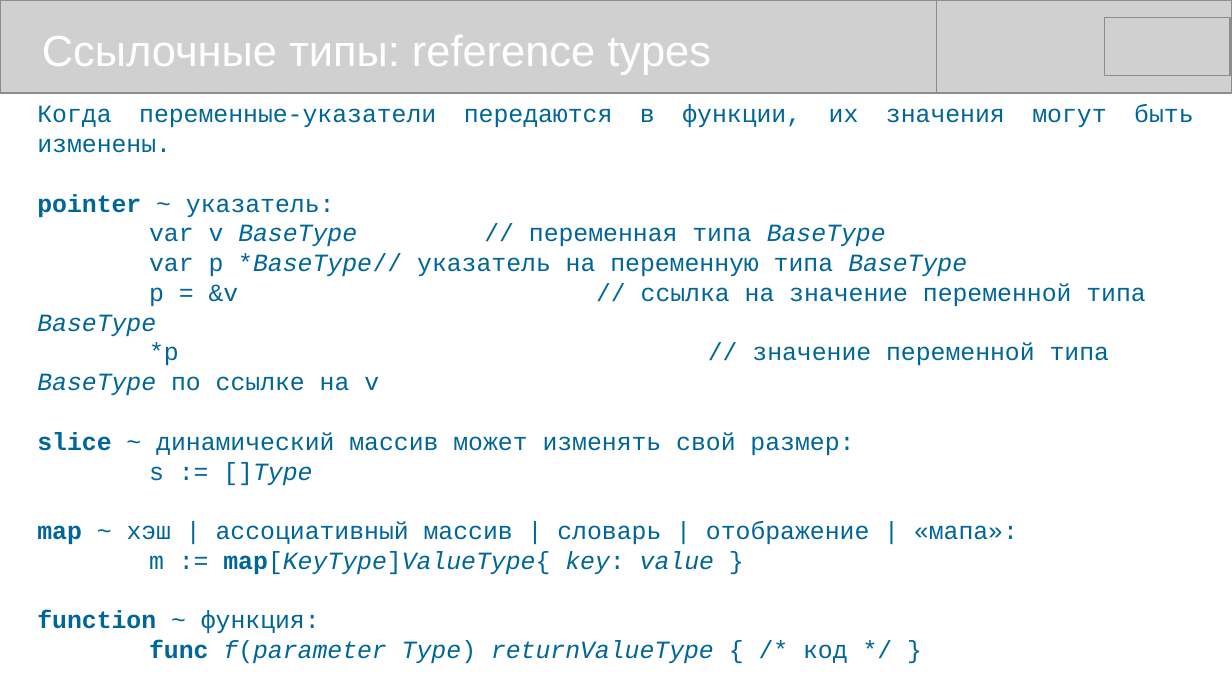
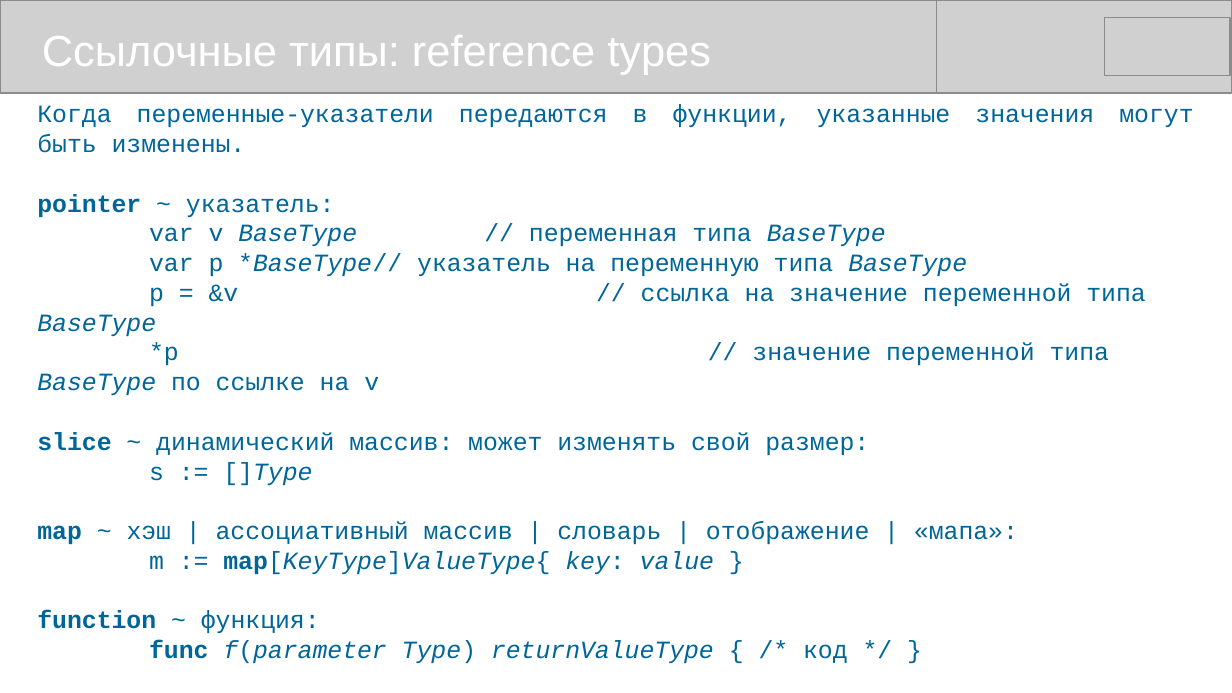
Before and after one commit to mike-shock/Go_language, a slide deck: slide 23 of Go_Review.odp (slide 27 before the commit). Drawn at 1232x693 pixels with LibreOffice and Linux fonts; fonts in the diff are those of the drawing; grey boxes stand for pictures. Boxes give left, top, right and bottom in pixels: in the first picture for what was removed or moved away, otherwise in the second. Text is boxed around its words. In the diff, an @@ line names an element or a change of style, - is before the commit and + after.

```diff
--- a/Go_Review.odp
+++ b/Go_Review.odp
@@ text at [37,104,1193,127]: text changed @@
-Когда переменные-указатели передаются в функции, их значения могут быть изменены.
+Когда переменные-указатели передаются в функции, указанные значения могут быть изменены.
@@ text at [37,432,869,455]: text changed @@
-slice ~ динамический массив может изменять свой размер:
+slice ~ динамический массив: может изменять свой размер:
```
Also in this commit, not shown: 11 other slides changed, 4 slides removed, 1 other file.
